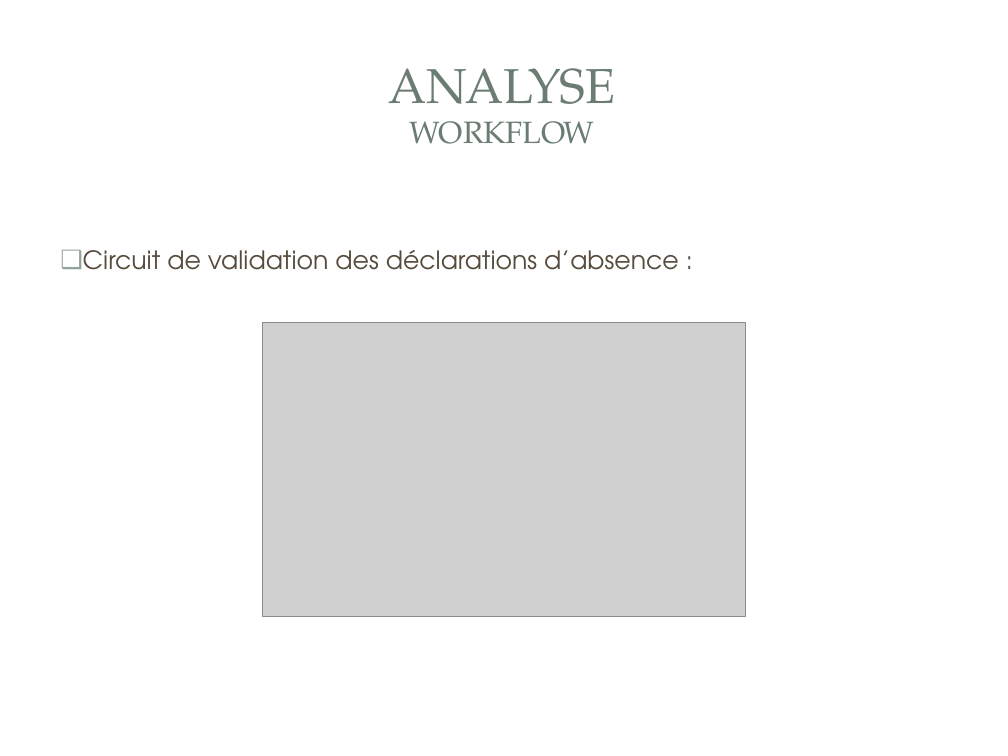
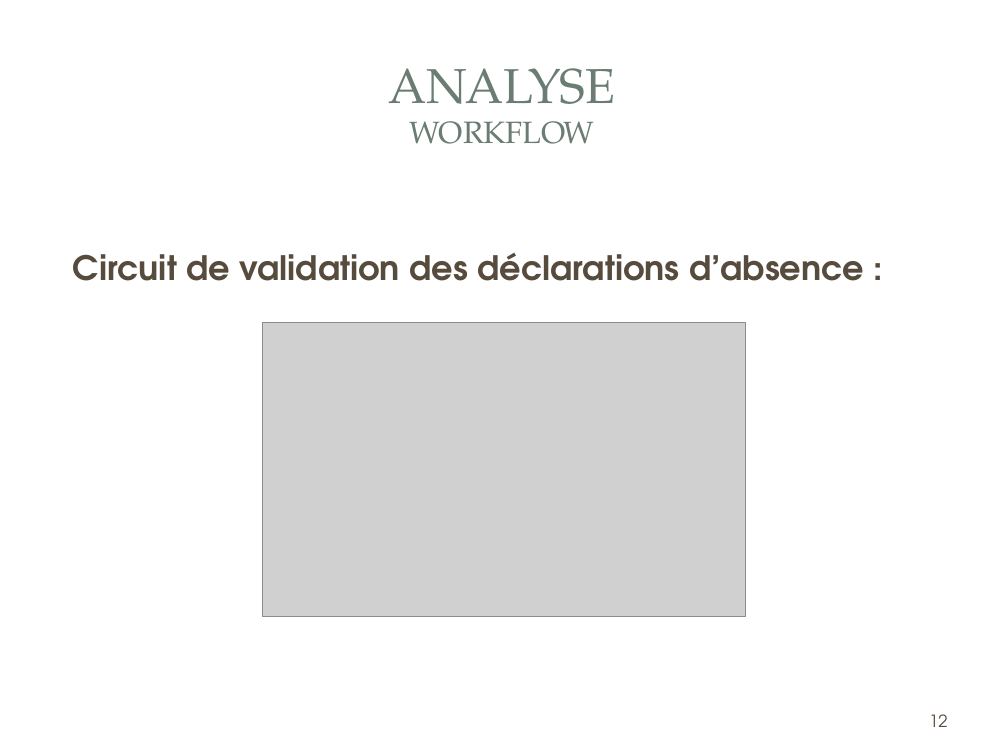
Before and after one commit to gestionsAbsences/gestionAbsences, a slide deck: slide 12 of Projet/Dossier/Fred/COURIOL_Fred_Présentation.ppt. Drawn at 1008x756 pixels with LibreOffice and Linux fonts; fonts in the diff are those of the drawing; grey boxes stand for pictures; background and template pictures are left out. Boxes give left, top, right and bottom in pixels: in the first picture for what was removed or moved away, otherwise in the second. Text is boxed around its words. In the diff, an @@ line names an element or a change of style, - is before the commit and + after.

```diff
--- a/Projet/Dossier/Fred/COURIOL_Fred_Présentation.ppt
+++ b/Projet/Dossier/Fred/COURIOL_Fred_Présentation.ppt
@@ text "Circuit de validation des déclarations ..." at (73, 253, 864, 281): size 18 to 24 pt, bold on; bullet ❑ to none; more space between paragraphs @@
@@ page number added at (929, 714, 948, 727), 12 pt, text #564B3C @@
+12
```
Also in this commit, not shown: 34 other slides changed, 3 slides added, 1 slide removed, 5 other files.
